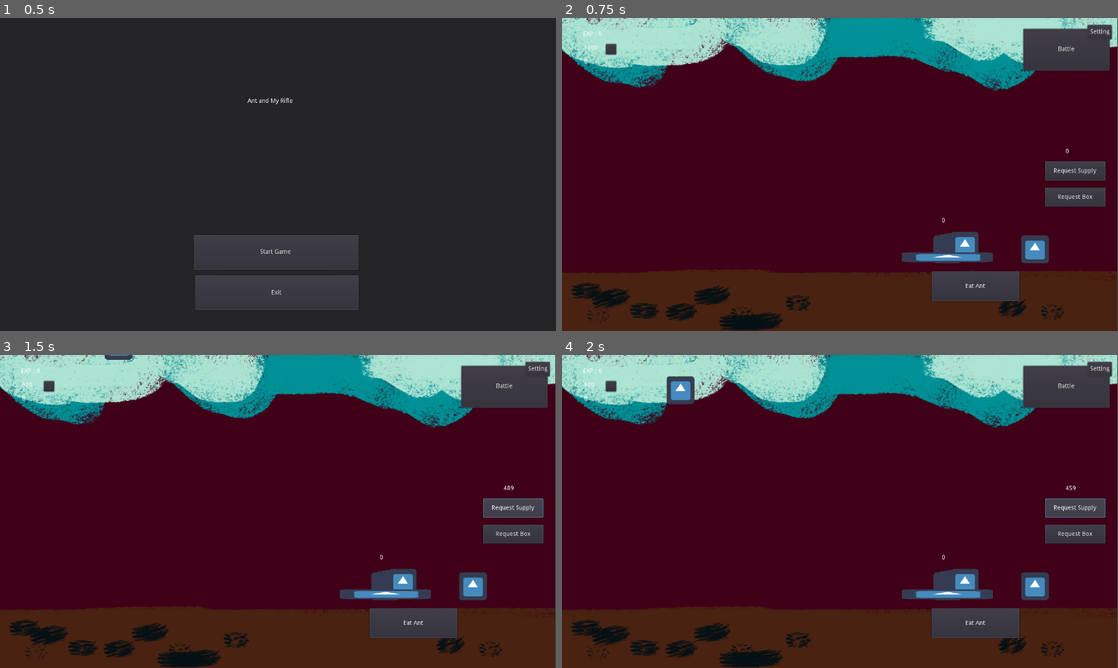
Above: before the commit, frames 1-4 (two rows, left to right).
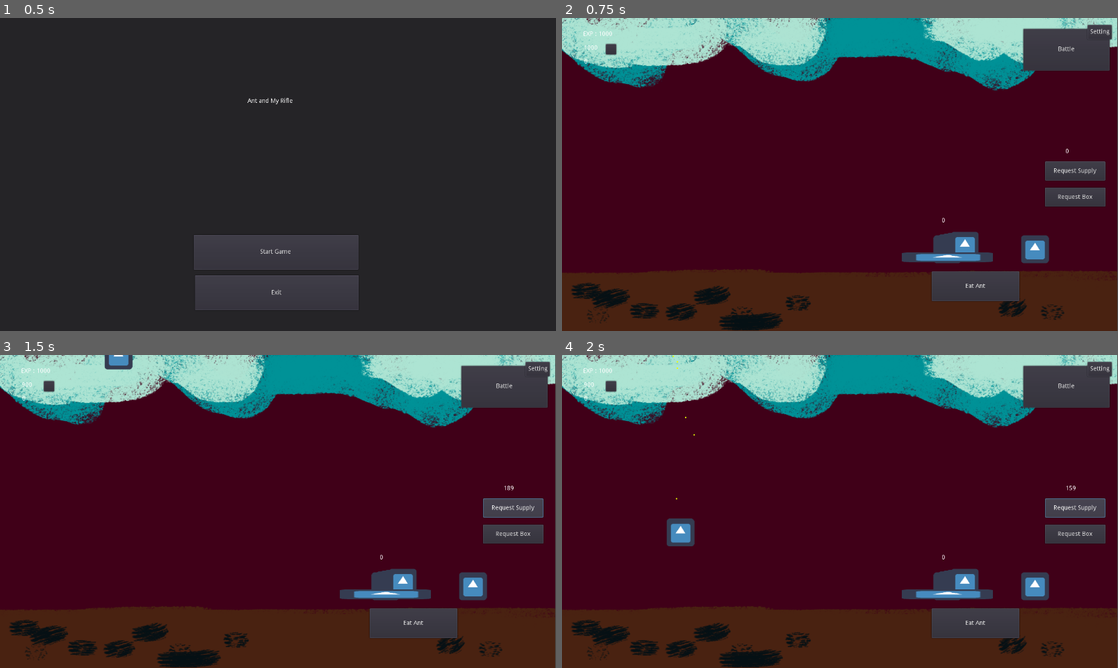
Above: after the commit, the same moments.

Repository: rockgong1987/RockCigaJam2020
Game: Godot game, scene res://Scenes/MainGame.tscn
Same seed, same stepped clock (60 frames per second), same inputs: the game is played once before the commit and once after it. The engine's default icon, where the game draws it, is replaced by a stand-in: a white triangle on a blue panel in a dark square.
Inputs:
- Up to frame 1 (0.5 s): no input
- Up to frame 2 (0.75 s): click "Start Game" at 0.5 s
- Up to frame 3 (1.5 s): click "Request Supply" at 1.25 s
- Up to frame 4 (2 s): no input

Frame 1 is identical in both runs. In frame 2, less than 0.1% of the frame differs, in the area x 6-9%, y 4-6%; in frame 3, 0.2%; in frame 4, 0.9%, in the area x 6-92%, y 0-62%.

Commit message:
adjust gameplay data

Diff:
--- a/AntsAndMyRifle/Scenes/Home/HomeBox.tscn
+++ b/AntsAndMyRifle/Scenes/Home/HomeBox.tscn
@@ -21,7 +21,7 @@
 color = Color( 0.917647, 1, 0, 1 )
 
 [node name="HomeAnt" type="RigidBody2D"]
-gravity_scale = 5.0
+gravity_scale = 20.0
 script = ExtResource( 2 )
 
 [node name="Sprite" type="Sprite" parent="."]
--- a/AntsAndMyRifle/Scenes/Home/HomeCore.tscn
+++ b/AntsAndMyRifle/Scenes/Home/HomeCore.tscn
@@ -4,7 +4,7 @@
 
 [node name="HomeCore" type="Node"]
 script = ExtResource( 1 )
-ant_wait_cd = 60
-ant_go_cd = 60
-ant_eat_cd = 60
-ant_back_cd = 60
+ant_wait_cd = 45
+ant_go_cd = 45
+ant_eat_cd = 300
+ant_back_cd = 45
--- a/AntsAndMyRifle/Scenes/Home/HomeScene.gd
+++ b/AntsAndMyRifle/Scenes/Home/HomeScene.gd
@@ -270,7 +270,7 @@
 	if m_home_core.get_gacha_cd() > 0:
 		return
 	if m_context.gacha():
-		m_home_core.set_gacha_cd(500)
+		m_home_core.set_gacha_cd(200)
 	refresh_hud()
 	pass # Replace with function body.
 
@@ -281,7 +281,7 @@
 	if m_home_core.get_gacha_cd() > 0:
 		return
 	if m_context.get_empty_box():
-		m_home_core.set_gacha_cd(500)
+		m_home_core.set_gacha_cd(200)
 	pass # Replace with function body.
 
 
--- a/AntsAndMyRifle/Scenes/MainGame.gd
+++ b/AntsAndMyRifle/Scenes/MainGame.gd
@@ -128,7 +128,7 @@
 func get_exp_need_to_upgrade():
 	if m_player_data.player_level < 0:
 		return 0
-	return m_player_data.player_level * m_player_data.player_level * 2 + m_player_data.player_level * 127 + 51
+	return m_player_data.player_level * 13 + 140
 func get_gold():
 	return m_player_data.gold
 func get_part():
@@ -224,8 +224,10 @@
 	return load("res://Scenes/Battle/Bullets/EB_0.tscn")
 func battle_result(win):
 	if win:
-		m_last_battle_result = 2000
+		m_last_battle_result = 2000 * (m_battle_id + 1)
 		m_player_data.gold += m_last_battle_result
+	else:
+		m_last_battle_result = 0
 	if m_battle_scene_inst != null:
 		m_battle_scene_inst.queue_free()
 		m_battle_scene_inst = null
@@ -240,7 +242,10 @@
 func get_player_max_hp():
 	return get_attr_hp()
 func get_player_max_cd():
-	return 100 # TODO
+	var result = 100 - get_attr_spd()
+	if result < 5:
+		result = 5
+	return result
 func get_player_atk():
 	return get_attr_atk()
 func get_player_crit_prob():
@@ -257,38 +262,44 @@
 	return 100 # TODO
 func get_enemy_atk(type_id):
 	if type_id == 0:
-		return 10
+		return 10 * (m_battle_id + 1)
 	elif type_id == 1:
-		return 12
+		return 12 * (m_battle_id + 1)
 	elif type_id == 2:
-		return 30
+		return 30 * (m_battle_id + 1)
 	elif type_id == 3:
-		return 100
+		return 50
 	return 1
 func get_enemy_max_hp(type_id):
 	if type_id == 0:
-		return 20
+		return 23 * (m_battle_id + 1)
 	elif type_id == 1:
-		return 15
+		return 17 * (m_battle_id + 1)
 	elif type_id == 2:
-		return 30
+		return 31 * (m_battle_id + 1)
 	elif type_id == 3:
-		return 2000
+		return 9527
 	return 1
 func get_enemy_radius(type_id):
 	return 50
 func get_enemy_attack_range(type_id):
 	if type_id == 1:
 		return 3000
+	elif type_id == 3:
+		return 9000
 	return 0
 func get_enemy_attack_bullet_speed(type_id):
 	if type_id == 1:
 		return 30
+	elif type_id == 3:
+		return 120
 	return 0
 func get_enemy_attack_cd(type_id):
+	if type_id == 3:
+		return 10
 	return 100
 func get_enemy_attack_pre(type_id):
-	return 120
+	return 10
 func get_enemy_move_speed(type_id):
 	if type_id == 0:
 		return 10
@@ -296,13 +307,23 @@
 		return 5
 	elif type_id == 2:
 		return 30
-	return 0
+	return 2
 func get_main_spawn_enemy(step_cnt):
-	if step_cnt % 200 == 0:
-		return int(floor(step_cnt / 200)) % 3
-	return null
+	if m_battle_id != 8:
+		if step_cnt >= 200 * 10:
+			return null
+		if step_cnt % 200 == 0:
+			return int(floor(step_cnt / 200)) % 3
+		return null
+	else:
+		if step_cnt == 45:
+			return 3
+		return null
 func get_enemy_total_count():
-	return 10
+	if m_battle_id != 8:
+		return 10
+	else:
+		return 1
 func player_use_boom():
 	if m_player_data.boom_count > 0:
 		m_player_data.boom_count -= 1
--- a/AntsAndMyRifle/Scenes/PlayerData.gd
+++ b/AntsAndMyRifle/Scenes/PlayerData.gd
@@ -10,7 +10,7 @@
 var boom_dmg = 1
 var boom_rng = 1
 
-var player_exp = 0
+var player_exp = 1000
 var player_level = 1
 var gold = 1000
 var part = 0
